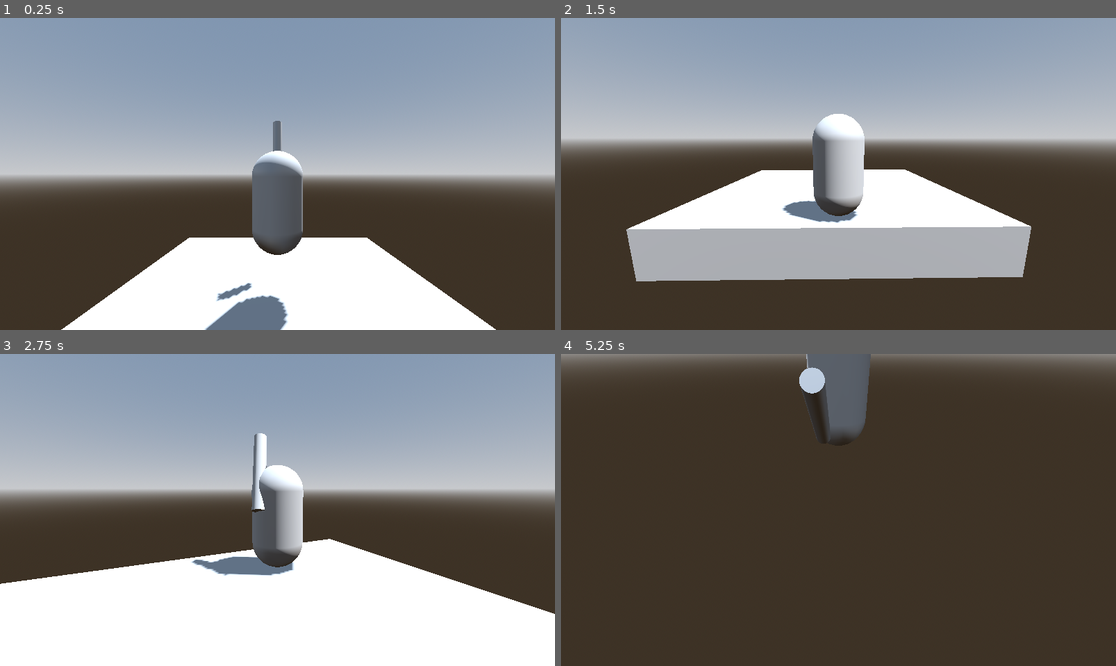
Above: before the commit, frames 1-4 (two rows, left to right).
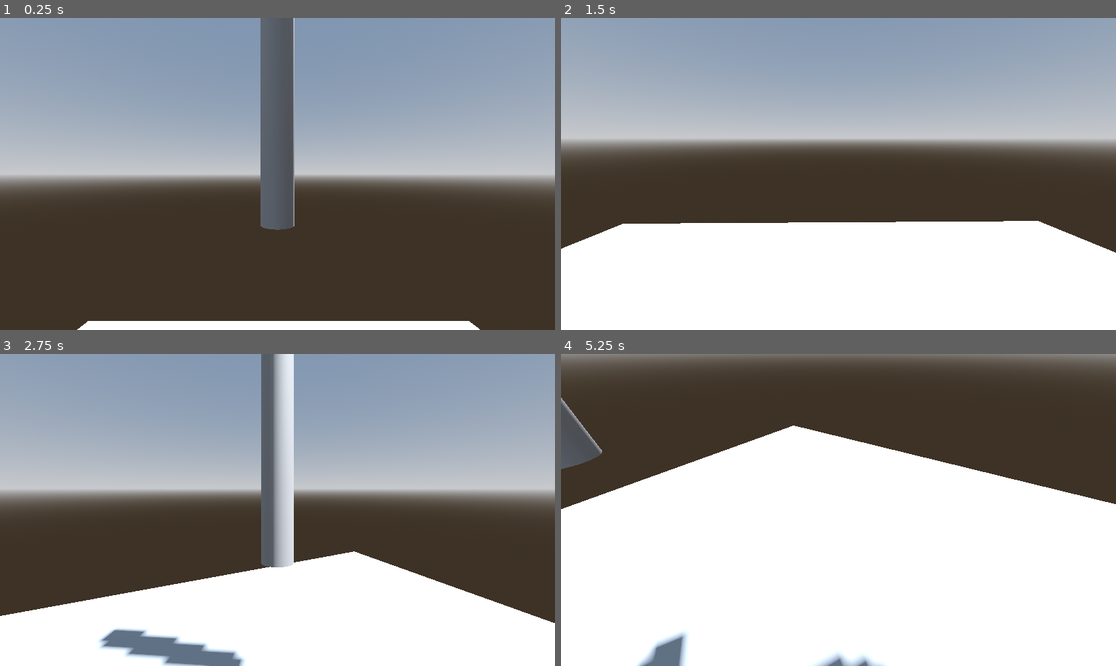
Above: after the commit, the same moments.

Repository: ARIELCHOLAKIANSAZ/El_Caballero_de_Retiro
Game: Godot game, scene res://escena_pruebas.tscn
Two runs of this game, one before a commit and one after it. Both use one fixed random seed, a clock stepped at 60 frames per second and the inputs below. The project has no main scene, so this scene is started directly.
Inputs (mouse positions are in pixels of both pictures, inside the frame that each line leads up to):
- Up to frame 1 (0.25 s): no input
- Up to frame 2 (1.5 s): tap Enter (ui_accept) at 0.5, 0.77, 0.8, 1.07, 1.35 s; move the mouse to (960, 158) at 0.52 s; hold Right (ui_right) 0.53-1.28 s; hold Space 0.53-1.28 s; click (960, 158) at 0.67 s; move the mouse to (810, 174) at 1.27 s; hold Up (ui_up) from 1.28 s (still down); click (810, 174) at 1.42 s
- Up to frame 3 (2.75 s): keep holding Up (ui_up); tap Enter (ui_accept) at 1.52, 1.82, 2.3 s; tap Space at 1.55 s; move the mouse to (288, 503) at 2.02 s; hold Space from 2.03 s (still down); click (288, 503) at 2.17 s
- Up to frame 4 (5.25 s): tap Enter (ui_accept) at 2.75, 3.02, 3.32, 3.6, 3.77, 4.07, 4.52, 4.82, 5 s; move the mouse to (832, 516) at 2.77 s; release Space at 2.78 s; tap Space at 2.85, 4.35 s; click (832, 516) at 2.92 s; move the mouse to (877, 513) at 3.52 s; click (877, 513) at 3.67 s; tap Escape at 4.15 s; move the mouse to (672, 463) at 4.27 s; release Up (ui_up) at 4.28 s; hold Left (ui_left) 4.28-5.03 s; click (672, 463) at 4.42 s; move the mouse to (844, 510) at 5.02 s; hold Up (ui_up) from 5.03 s (still down); hold Space from 5.03 s (still down); click (844, 510) at 5.17 s

The runs differ from the first frame. In frame 1, 18% of the frame differs, in the area x 11-90%, y 0-100%; in frame 2, 41%; in frame 3, 12%; in frame 4, 67%, in the area x 0-100%, y 0-100%.
Error after the commit: Invalid access to property or key 'direction' on a base object of type 'CharacterBody3D'. (res://ElCaballero.gd:75)

Commit message:
Corrected behaviour about the weapon movement

Diff:
--- a/CharacterBody3D.gd
+++ b/CharacterBody3D.gd
@@ -18,22 +18,32 @@
 	if event is InputEventMouseMotion and Input.mouse_mode == Input.MOUSE_MODE_CAPTURED:
 		if(is_using_weapon):
 			pivot.rotate_x(-event.relative.y * rotation_speed)
+
 			ppivot.rotate_y(-event.relative.x * rotation_speed)
+			pivot.rotation.x = clamp(pivot.rotation.x, deg_to_rad(-30),deg_to_rad(30))
+			ppivot.rotation.y = clamp(ppivot.rotation.y, deg_to_rad(-50),deg_to_rad(50))
 		else:
 			camera1.rotate_x(-event.relative.y * rotation_speed)
 			character.rotate_y(-event.relative.x * rotation_speed)
+			pivot.rotation_degrees(camera1.rotation_degrees)
 			camera1.rotation.x = clamp(camera1.rotation.x, deg_to_rad(-90), deg_to_rad(90))
 
 # Get the gravity from the project settings to be synced with RigidBody nodes.
 var gravity = ProjectSettings.get_setting("physics/3d/default_gravity")
 
 func _process(delta):
+	print(pivot.rotation_degrees.x)
 	if(Input.is_mouse_button_pressed(MOUSE_BUTTON_LEFT)):
 		if(is_using_weapon == false):
+			is_using_weapon = true
+			pivot.rotation_degrees = Vector3(0,0,0)
+			ppivot.rotation_degrees = Vector3(0,0,0)
 			weapon.rotation_degrees = Vector3(-90,0,0)
-		is_using_weapon = true
 	else:
 		if(is_using_weapon == true):
+			is_using_weapon = false
+			pivot.rotation_degrees = Vector3(0,0,0)
+			ppivot.rotation_degrees = Vector3(0,-30,0)
 			weapon.rotation_degrees = Vector3(-15,0,0)
 		is_using_weapon = false
 
--- a/El caballero.tscn
+++ /dev/null
@@ -1,64 +0,0 @@
-[gd_scene load_steps=7 format=3 uid="uid://ci3f35dro420d"]
-
-[ext_resource type="Script" path="res://CharacterBody3D.gd" id="1_skbji"]
-
-[sub_resource type="CapsuleShape3D" id="CapsuleShape3D_sgt2s"]
-
-[sub_resource type="CapsuleMesh" id="CapsuleMesh_sg10e"]
-
-[sub_resource type="CylinderMesh" id="CylinderMesh_gru25"]
-
-[sub_resource type="CylinderShape3D" id="CylinderShape3D_ikkxp"]
-height = 1.5
-radius = 0.25
-
-[sub_resource type="BoxShape3D" id="BoxShape3D_60d3r"]
-size = Vector3(0.281738, 1.1969, 1)
-
-[node name="Personaje" type="CharacterBody3D"]
-script = ExtResource("1_skbji")
-
-[node name="CollisionShape3D" type="CollisionShape3D" parent="."]
-shape = SubResource("CapsuleShape3D_sgt2s")
-
-[node name="MeshInstance3D" type="MeshInstance3D" parent="."]
-mesh = SubResource("CapsuleMesh_sg10e")
-skeleton = NodePath("../CollisionShape3D")
-
-[node name="Camera" type="Camera3D" parent="."]
-transform = Transform3D(1, 0, 0, 0, 1, 0, 0, 0, 1, 0, 0.549009, 3.98774)
-
-[node name="PivotPivot" type="Node3D" parent="Camera"]
-transform = Transform3D(1, 0, 0, 0, 1, 0, 0, 0, 1, 0, 0, -3.98809)
-
-[node name="WeaponPivot" type="Node3D" parent="Camera/PivotPivot"]
-
-[node name="Weapon" type="AnimatableBody3D" parent="Camera/PivotPivot/WeaponPivot"]
-transform = Transform3D(1, 0, 0, 0, 0.965926, 0.258819, 0, -0.258819, 0.965926, 0, -0.011, -1.373)
-
-[node name="MeshInstance3D" type="MeshInstance3D" parent="Camera/PivotPivot/WeaponPivot/Weapon"]
-transform = Transform3D(0.25, 0, 0, 0, 0.75, 0, 0, 0, 0.25, 0, 0.75, 0)
-mesh = SubResource("CylinderMesh_gru25")
-
-[node name="CollisionShape3D" type="CollisionShape3D" parent="Camera/PivotPivot/WeaponPivot/Weapon"]
-transform = Transform3D(1, 0, 0, 0, 0, 0, 0, 0, 1, 0, 0.75, 0)
-shape = SubResource("CylinderShape3D_ikkxp")
-
-[node name="Area3D" type="Area3D" parent="."]
-transform = Transform3D(0.75, 0, 0, 0, 0.75, 0, 0, 0, 0.75, 0, 0.549, -0.347696)
-
-[node name="CollisionShape3D" type="CollisionShape3D" parent="Area3D"]
-transform = Transform3D(1.39368, 0, 0, 0, 1.69783, 0, 0, 0, 1, 1.30031, 0, -0.407)
-shape = SubResource("BoxShape3D_60d3r")
-
-[node name="CollisionShape3D2" type="CollisionShape3D" parent="Area3D"]
-transform = Transform3D(1.39368, 0, 0, 0, 1.69783, 0, 0, 0, 1, -1.30031, 0, -0.407)
-shape = SubResource("BoxShape3D_60d3r")
-
-[node name="CollisionShape3D3" type="CollisionShape3D" parent="Area3D"]
-transform = Transform3D(-4.37114e-08, -2.43194, 0, 1, -1.06303e-07, 0, 0, 0, 1, 0.008045, 0.93299, -0.407)
-shape = SubResource("BoxShape3D_60d3r")
-
-[node name="CollisionShape3D4" type="CollisionShape3D" parent="Area3D"]
-transform = Transform3D(-4.37114e-08, -2.43194, 0, 1, -1.06303e-07, 0, 0, 0, 1, -0.008045, -0.93299, -0.407)
-shape = SubResource("BoxShape3D_60d3r")
--- /dev/null
+++ b/ElCaballero.gd
@@ -0,0 +1,83 @@
+extends Node3D
+
+
+@onready var camera = $Body/POV
+@onready var character = $Body
+@onready var weapon = $yPivot/xPivot/Weapon
+@onready var xpivot = $yPivot/xPivot
+@onready var ypivot = $yPivot
+const SPEED = 5.0
+const JUMP_VELOCITY = 4.5
+var rotation_speed : float = 0.005
+var is_using_weapon : bool = false
+
+func _unhandled_input(event):
+	if Input.is_key_pressed(KEY_SPACE):
+		Input.mouse_mode = Input.MOUSE_MODE_CAPTURED
+	if Input.is_key_pressed(KEY_ESCAPE):
+		Input.mouse_mode = Input.MOUSE_MODE_VISIBLE
+	if event is InputEventMouseMotion and Input.mouse_mode == Input.MOUSE_MODE_CAPTURED:
+		if(is_using_weapon):
+			xpivot.rotate_x(-event.relative.y * rotation_speed)
+			ypivot.rotate_y(-event.relative.x * rotation_speed)
+			xpivot.rotation.x = clamp(xpivot.rotation.x, deg_to_rad(-30),deg_to_rad(30))
+			ypivot.rotation.y = clamp(ypivot.rotation.y, deg_to_rad(get_min_max_y_from_dir(-50)),deg_to_rad(get_min_max_y_from_dir(+50)))
+		else:
+			camera.rotate_x(-event.relative.y * rotation_speed)
+			character.rotate_y(-event.relative.x * rotation_speed)
+
+			camera.rotation.x = clamp(camera.rotation.x, deg_to_rad(-90), deg_to_rad(90))
+
+func get_min_max_y_from_dir(min_mod):
+	if(min_mod + character.rotation.y < -PI):
+		return(PI+min_mod + character.rotation.y+PI)
+	elif(min_mod + character.rotation.y > PI):
+		return(-(PI-(min_mod+character.rotation.y-PI)))
+	else:
+		return(min_mod + character.rotation.y)
+# Get the gravity from the project settings to be synced with RigidBody nodes.
+var gravity = ProjectSettings.get_setting("physics/3d/default_gravity")
+
+func _process(delta):
+	if(Input.is_mouse_button_pressed(MOUSE_BUTTON_LEFT)):
+		if(is_using_weapon == false):
+			is_using_weapon = true
+			xpivot.rotation_degrees = Vector3(0,0,0)
+			ypivot.rotation_degrees = Vector3(0,0,0)
+			#weapon.rotation_degrees = Vector3(-90,0,0)
+
+	else:
+		if(is_using_weapon == true):
+			is_using_weapon = false
+			xpivot.rotation_degrees = Vector3(0,0,0)
+			ypivot.rotation_degrees = Vector3(0,-30,0)
+			#weapon.rotation_degrees = Vector3(-15,0,0)
+		is_using_weapon = false
+		ypivot.rotation = character.rotation
+		print(ypivot.rotation)
+		print(character.rotation)
+		xpivot.rotation = camera.rotation
+
+func _physics_process(delta):
+	# Add the gravity.
+	if not character.is_on_floor():
+		character.velocity.y -= gravity * delta
+
+	# Handle jump.
+	if Input.is_action_just_pressed("ui_accept") and character.is_on_floor():
+		character.velocity.y = JUMP_VELOCITY
+
+	# Get the input direction and handle the movement/deceleration.
+	# As good practice, you should replace UI actions with custom gameplay actions.
+	var input_dir = Input.get_vector("ui_left", "ui_right", "ui_up", "ui_down")
+	var direction = (transform.basis * Vector3(input_dir.x, 0, input_dir.y)).normalized()
+	if direction:
+		character.velocity.x = character.direction.x * SPEED
+		character.velocity.z = character.direction.z * SPEED
+	else:
+		character.velocity.x = move_toward(character.velocity.x, 0, SPEED)
+		character.velocity.z = move_toward(character.velocity.z, 0, SPEED)
+
+	ypivot.position = character.position
+
+	character.move_and_slide()
--- /dev/null
+++ b/ElCaballero.tscn
@@ -0,0 +1,44 @@
+[gd_scene load_steps=6 format=3 uid="uid://4q32rkb80gs4"]
+
+[ext_resource type="Script" path="res://ElCaballero.gd" id="1_0vltg"]
+
+[sub_resource type="CapsuleMesh" id="CapsuleMesh_7nlpk"]
+
+[sub_resource type="CapsuleShape3D" id="CapsuleShape3D_xkwdc"]
+
+[sub_resource type="CylinderShape3D" id="CylinderShape3D_tq6w8"]
+radius = 0.125
+
+[sub_resource type="CylinderMesh" id="CylinderMesh_i1ysa"]
+
+[node name="TheKnight" type="Node3D"]
+script = ExtResource("1_0vltg")
+
+[node name="Body" type="CharacterBody3D" parent="."]
+
+[node name="POV" type="Camera3D" parent="Body"]
+transform = Transform3D(1, 0, 0, 0, 1, 0, 0, 0, 1, 0, 0.417109, 0)
+
+[node name="MeshInstance3D" type="MeshInstance3D" parent="Body"]
+mesh = SubResource("CapsuleMesh_7nlpk")
+
+[node name="CollisionShape3D" type="CollisionShape3D" parent="Body"]
+shape = SubResource("CapsuleShape3D_xkwdc")
+
+[node name="yPivot" type="Node3D" parent="."]
+rotation_order = 0
+
+[node name="xPivot" type="Node3D" parent="yPivot"]
+
+[node name="Weapon" type="AnimatableBody3D" parent="yPivot/xPivot"]
+transform = Transform3D(1, 0, 0, 0, 1, 0, 0, 0, 1, 0, 0, -1.5)
+collision_layer = 0
+collision_mask = 0
+
+[node name="CollisionShape3D" type="CollisionShape3D" parent="yPivot/xPivot/Weapon"]
+transform = Transform3D(1, 0, 0, 0, 1, 0, 0, 0, 1, 0, 1, 0)
+shape = SubResource("CylinderShape3D_tq6w8")
+
+[node name="MeshInstance3D" type="MeshInstance3D" parent="yPivot/xPivot/Weapon"]
+transform = Transform3D(0.25, 0, 0, 0, 1, 0, 0, 0, 0.25, 0, 1, 0)
+mesh = SubResource("CylinderMesh_i1ysa")
--- a/escena_pruebas.tscn
+++ b/escena_pruebas.tscn
@@ -1,6 +1,6 @@
 [gd_scene load_steps=7 format=3 uid="uid://c0lbdirfa7ui"]
 
-[ext_resource type="PackedScene" uid="uid://ci3f35dro420d" path="res://El caballero.tscn" id="1_ayq8k"]
+[ext_resource type="PackedScene" uid="uid://4q32rkb80gs4" path="res://ElCaballero.tscn" id="1_fpmia"]
 
 [sub_resource type="ProceduralSkyMaterial" id="ProceduralSkyMaterial_d7dg1"]
 sky_horizon_color = Color(0.64625, 0.65575, 0.67075, 1)
@@ -38,5 +38,5 @@
 [node name="CollisionShape3D" type="CollisionShape3D" parent="StaticBody3D"]
 shape = SubResource("BoxShape3D_8670e")
 
-[node name="CharacterBody3D" parent="." instance=ExtResource("1_ayq8k")]
-transform = Transform3D(1, 0, 0, 0, 1, 0, 0, 0, 1, 0, 2.63673, 0)
+[node name="TheKnight" parent="." instance=ExtResource("1_fpmia")]
+transform = Transform3D(1, 0, 0, 0, 1, 0, 0, 0, 1, 0, 2.95276, 0)
Not shown, added: ElC19F0.tmp
Not shown, added: ElC2E04.tmp
